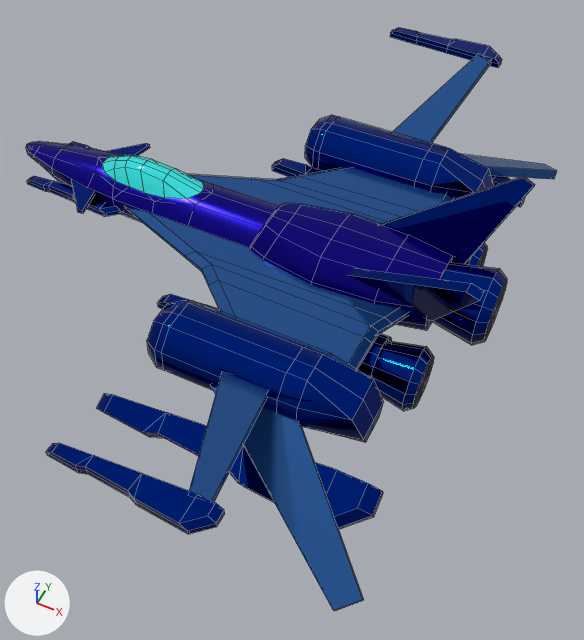
One commit to the FBX model data/model/FBX/Player.fbx: the scene before it, then after it.
Before and after are seen from a 50 mm camera at (6.58, -10.77, 10.79) aimed at (1.69, -0.98, -1.46). Lighting does not change. The marker at lower left points along +X, +Y and +Z. Mesh edges are drawn as thin lines. Where no turn or scale is listed for an object, it has been applied to the vertices.

Objects in the first picture: 'StarSparrow01'.
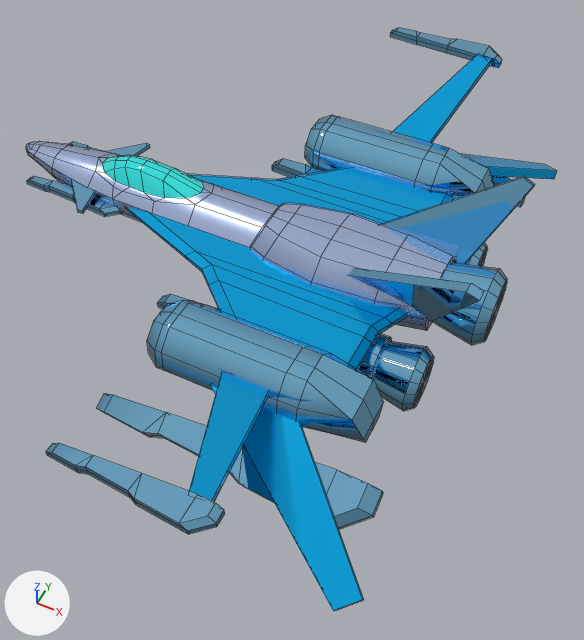
What differs and where, as boxes [x1, y1, x2, y2] in the pictures (584 x 640 px):
'StarSparrow01', recoloured: [26, 27, 557, 611] in both

Diff of the bpy script that builds the scene:
```diff
--- a/data/model/FBX/Player.fbx.py
+++ b/data/model/FBX/Player.fbx.py
@@ mat_マテリアル @@
 mat_マテリアル = principled_material('マテリアル')
-mat_マテリアル.base_color = (0.025, 0.122, 0.393)  # blue #2c62a8
+mat_マテリアル.base_color = (0.0, 0.5, 1.0)  # cyan #00bcff
 mat_マテリアル.metallic = 0.705
@@ mat_マテリアル_002 @@
 mat_マテリアル_002 = principled_material('マテリアル.002')
-mat_マテリアル_002.base_color = (0.0, 0.0255, 0.319)  # blue #002c99
+mat_マテリアル_002.base_color = (0.288, 0.685, 1.0)  # blue #92d8ff
 mat_マテリアル_002.metallic = 1.0
@@ mat_マテリアル_003 @@
 mat_マテリアル_003 = principled_material('マテリアル.003')
-mat_マテリアル_003.base_color = (0.00437, 0.0, 0.288)  # blue #0e0092
+mat_マテリアル_003.base_color = (0.553, 0.677, 1.0)  # blue #c4d7ff
 mat_マテリアル_003.metallic = 0.85
```
